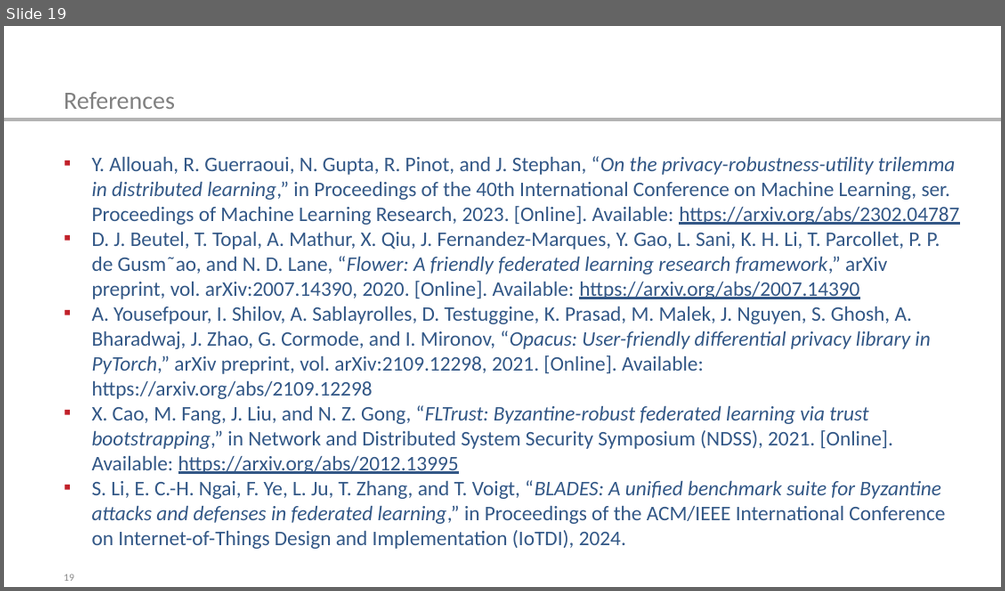
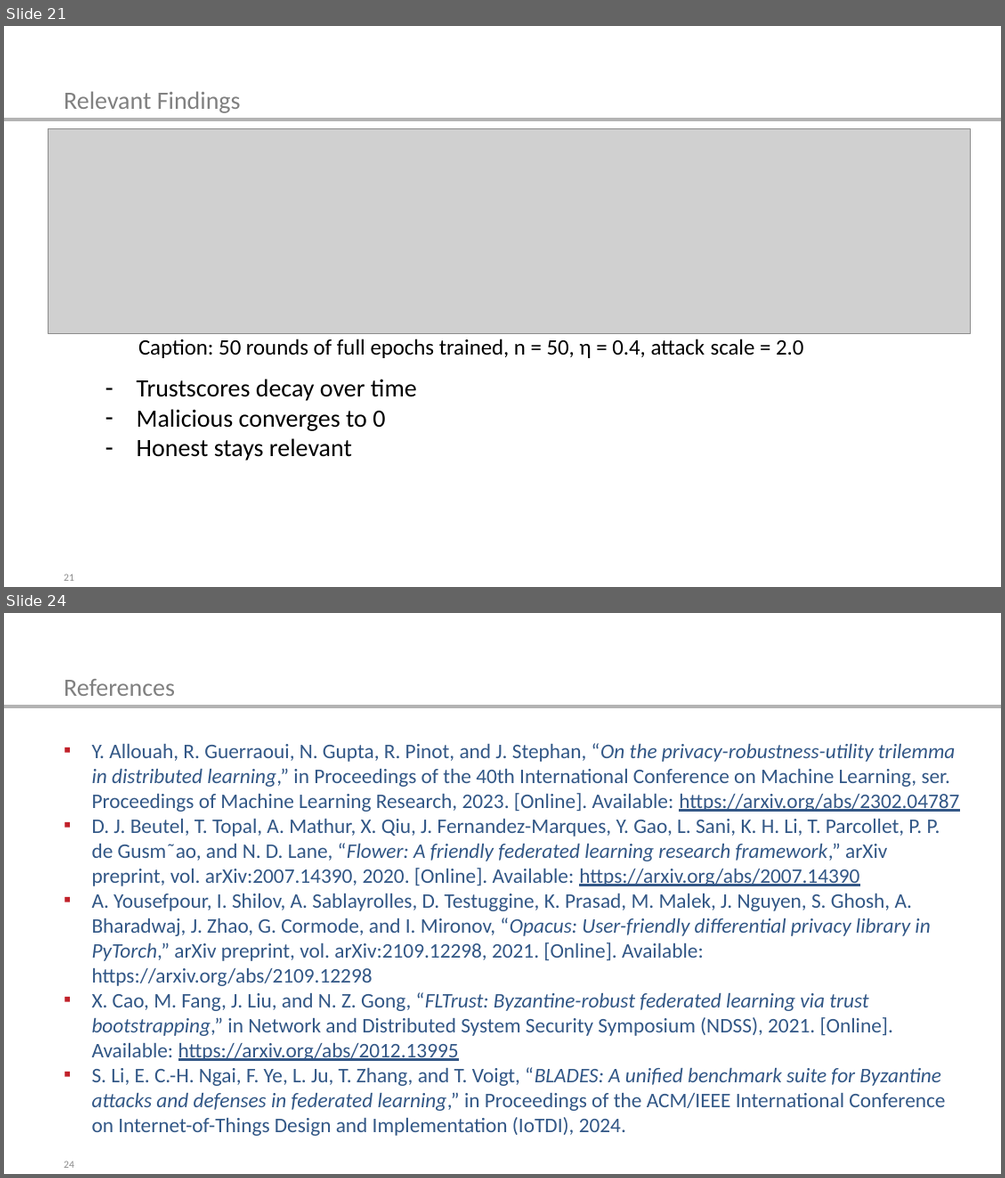
Before and after one commit to r-jschnoor/DPaDS, a slide deck: latex/final_presentation/DPaDS_final.pptx. Shown one above the other, each under a label of ours: slide 19 before the commit, slides 21 and 24 after it; the slides between them are not shown. The pictures are 1005x591 and 1005x1178 pixels, drawn with LibreOffice and Linux fonts; fonts in the diff are those of the drawing; grey boxes stand for pictures. Boxes give left, top, right and bottom in pixels: in the first picture for what was removed or moved away, otherwise in the second. Text is boxed around its words. In the diff, an @@ line names an element or a change of style, - is before the commit and + after.

```diff
--- a/latex/final_presentation/DPaDS_final.pptx
+++ b/latex/final_presentation/DPaDS_final.pptx
@@ slide 21 added at (4,26,1001,587), background #FFFFFF; not listed: 1 template element that a slide beside it also shows @@
@@ title added at (64,91,241,113), 18 pt, text #808080 @@
+Relevant Findings
@@ picture added at (48,128,970,333) @@
@@ text added at (138,338,803,358), 16 pt, text #000000 @@
+Caption: 50 rounds of full epochs trained, n = 50, η = 0.4, attack scale = 2.0
@@ text added at (137,378,417,460), 18 pt, text #000000 @@
+– Trustscores decay over time
+– Malicious converges to 0
+– Honest stays relevant
@@ page number added at (64,573,74,580), 7.5 pt, text #8C8C8C @@
+21
@@ what was slide 19 is now slide 24 @@
@@ page number at (64,1160,74,1167): text changed @@
-19
+24
```
Also in this commit, not shown: 16 slides changed, 6 other slides added, 1 slide removed, 8 other files.
